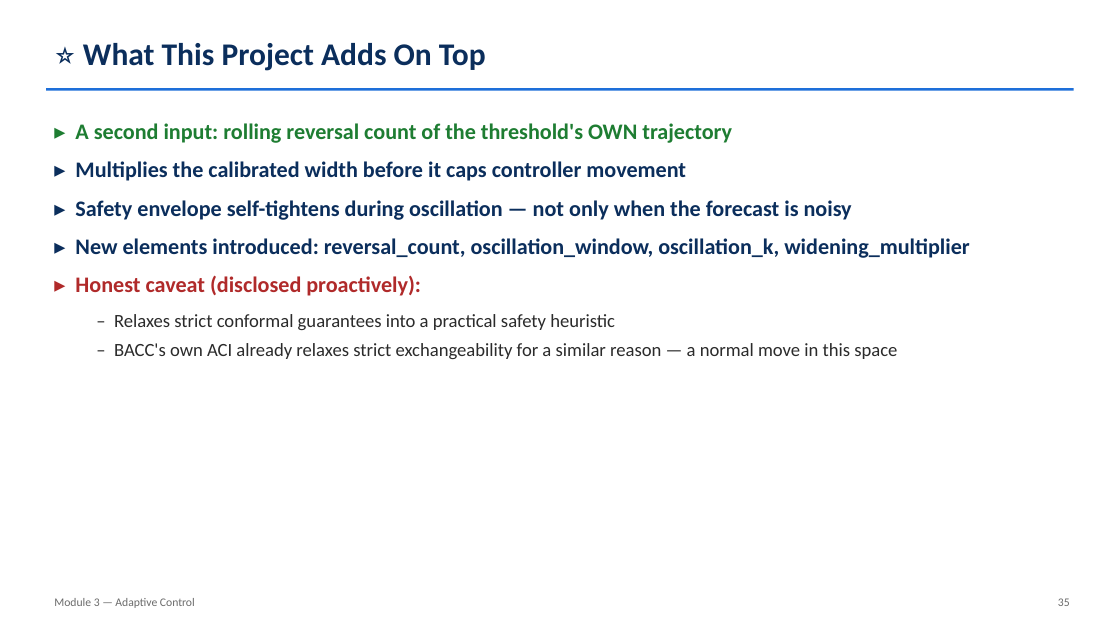
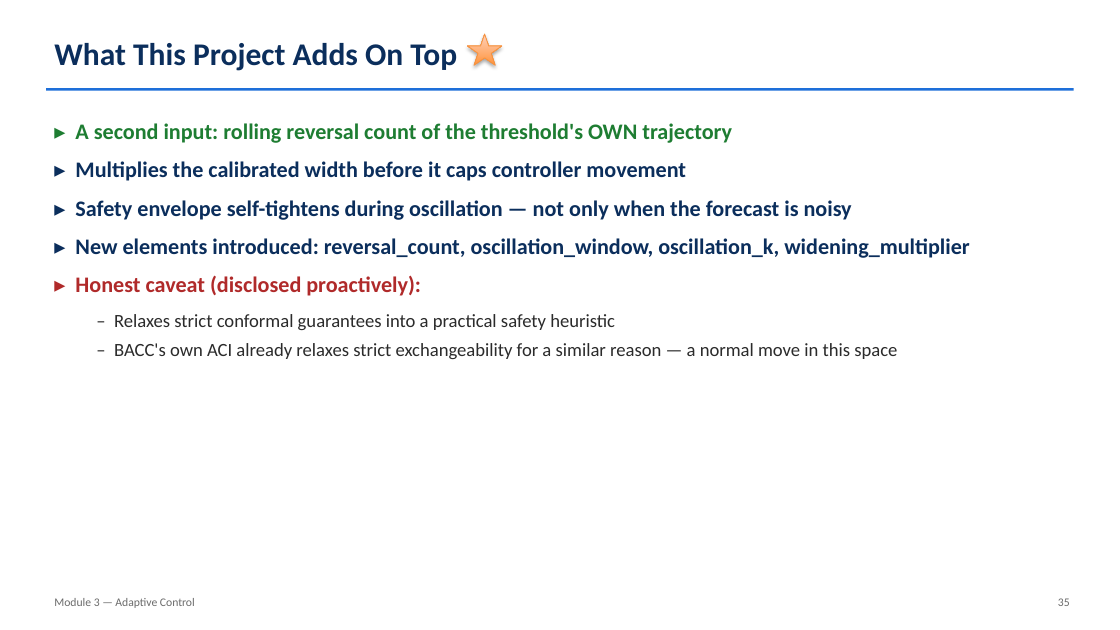
Before and after one commit to HarithaRandunu/Final_Year_Project_2026, a slide deck: slide 38 of docs/Module3_Actuator_Slides.pptx (slide 35 before the commit). Drawn at 1120x630 pixels with LibreOffice and Linux fonts; fonts in the diff are those of the drawing. Boxes give left, top, right and bottom in pixels: in the first picture for what was removed or moved away, otherwise in the second. Text is boxed around its words. In the diff, an @@ line names an element or a change of style, - is before the commit and + after.

```diff
--- a/docs/Module3_Actuator_Slides.pptx
+++ b/docs/Module3_Actuator_Slides.pptx
@@ text at (54,43,457,71): text changed @@
-⭐ What This Project Adds On Top
+What This Project Adds On Top
@@ star added at (467,34,502,66), fill gradient #FF953E to #FFD2BD, outline #F69240 0.75 pt @@
```
Also in this commit, not shown: 11 other slides changed, 4 slides added, 1 slide removed, 12 other files.
